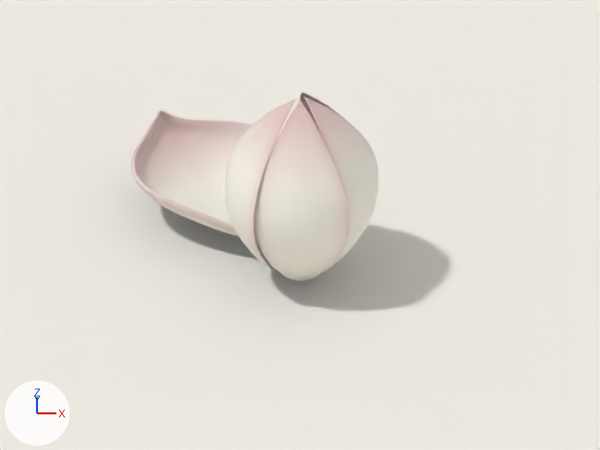
What one commit did to the Blender file art/soft-lotus/soft-lotus-editable.blend.
One viewpoint serves both versions: the file's camera 'Proof camera'. Arrows for +X, +Y and +Z are at lower left; the lights stay in place. The picture after the commit comes second. Both versions are drawn at full value of the shape key 'Bloom' of 'Petal_about'; the numbers are the values there.

Names of what the first picture shows: 'Petal_about', 'Petal_forme', 'Petal_perch', 'Petal_selvedge', 'Proof floor' and 1 more.
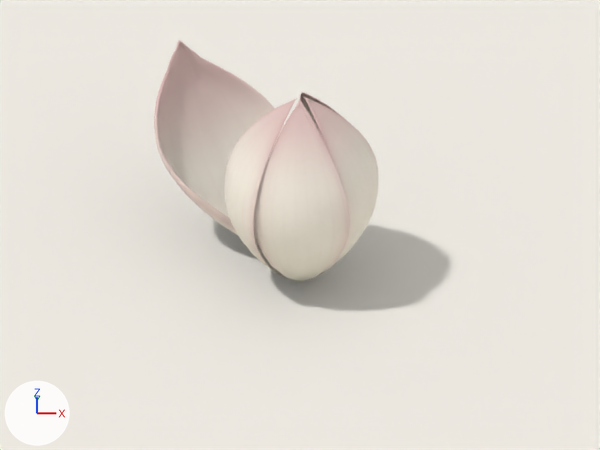
What the commit changed:
me_tripo_mesh_0f29fd1d_1e9b_454f_9338_ecf44b3d14f2_004 is used by ob_petal_about; parent ob_soft_lotus_tripo; location (0.0, 0.0, 0.0).
me_tripo_mesh_0f29fd1d_1e9b_454f_9338_ecf44b3d14f2_004 had 5835 vertices, 11663 faces and spanned x -2.53..-0.03, y 0.13..3.05, z 0.12..1.09.
me_tripo_mesh_0f29fd1d_1e9b_454f_9338_ecf44b3d14f2_004 now has 5835 vertices, 11663 faces and spans x -2.19..-0.01, y 0.07..2.63, z 0.09..2.59.
me_tripo_mesh_0f29fd1d_1e9b_454f_9338_ecf44b3d14f2_004 part 1: 5835 of 5835 vertices moved; they spanned x -2.53..-0.03, y 0.13..3.05, z 0.12..1.09 and now span x -2.19..-0.01, y 0.07..2.63, z 0.09..2.59; mean shift (0.19, -0.26, 0.49).

What differs and where, as boxes (x1, y1, x2, y2) in the pictures (600 x 450 px):
'Petal_about', reshaped (11% narrower, 53% taller): before (131, 110, 278, 240); after (154, 40, 284, 240)
